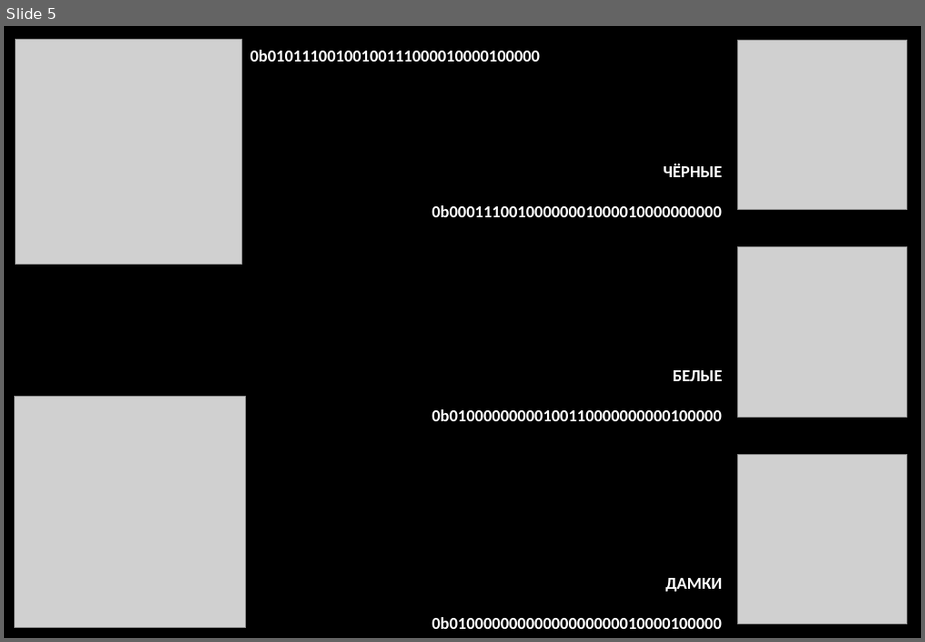
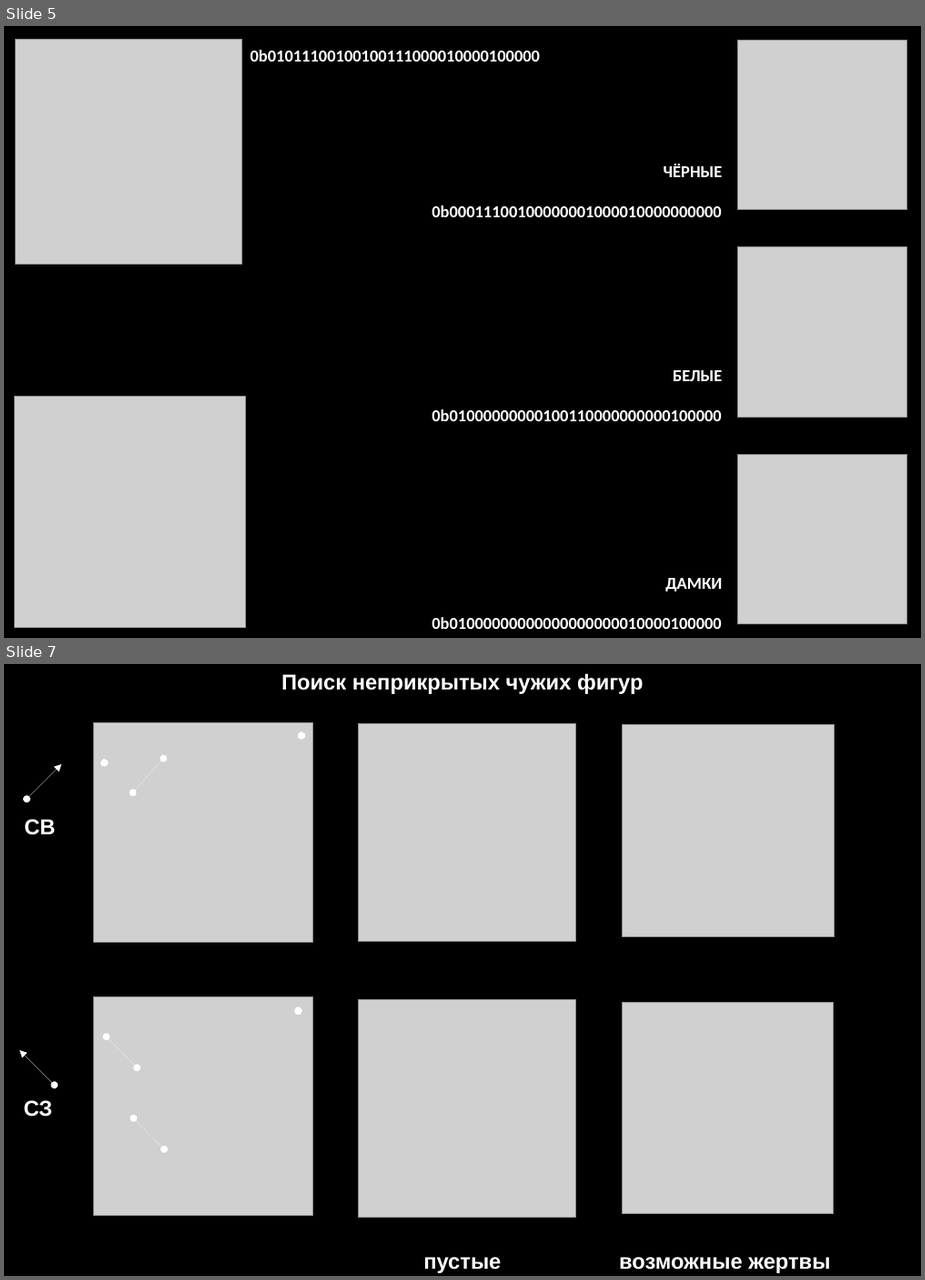
Before and after one commit to hydroplexus/checker-ass, a slide deck: _.doc/_.checker-ass-presentation.odp. Shown one above the other, each under a label of ours: slide 5 before the commit, slides 5 and 7 after it; the slides between them are not shown. The pictures are 925x642 and 925x1280 pixels, drawn with LibreOffice and Linux fonts; fonts in the diff are those of the drawing; grey boxes stand for pictures. Boxes give left, top, right and bottom in pixels: in the first picture for what was removed or moved away, otherwise in the second. Text is boxed around its words. In the diff, an @@ line names an element or a change of style, - is before the commit and + after.

```diff
--- a/_.doc/_.checker-ass-presentation.odp
+++ b/_.doc/_.checker-ass-presentation.odp
@@ slide 7 added at box(4, 664, 921, 1276), background #000000 @@
@@ text added at box(282, 673, 643, 694), 18 pt, text #FFFFFF, bold @@
+Поиск неприкрытых чужих фигур
@@ picture added at box(359, 723, 576, 941) @@
@@ picture added at box(622, 724, 834, 937) @@
@@ double arrow added from (27, 799) to (62, 764), #FFFFFF 0 pt @@
@@ group added at box(94, 722, 312, 941): 2 ellipses, 1 picture, 1 double arrow @@
@@ text added at box(24, 819, 55, 835), 18 pt, text #FFFFFF, bold @@
+СВ
@@ picture added at box(359, 1000, 576, 1217) @@
@@ picture added at box(623, 1003, 833, 1213) @@
@@ group added at box(94, 996, 312, 1215): 2 double arrows, 1 picture, 1 ellipse @@
@@ double arrow added from (54, 1084) to (19, 1050), #FFFFFF 0 pt @@
@@ text added at box(24, 1100, 53, 1116), 18 pt, text #FFFFFF, bold @@
+СЗ
@@ text added at box(424, 1256, 501, 1273), 18 pt, text #FFFFFF, bold @@
+пустые
@@ text added at box(619, 1256, 830, 1273), 18 pt, text #FFFFFF, bold @@
+возможные жертвы
```
Also in this commit, not shown: 7 other slides added, 3 slides removed, 10 other files.
